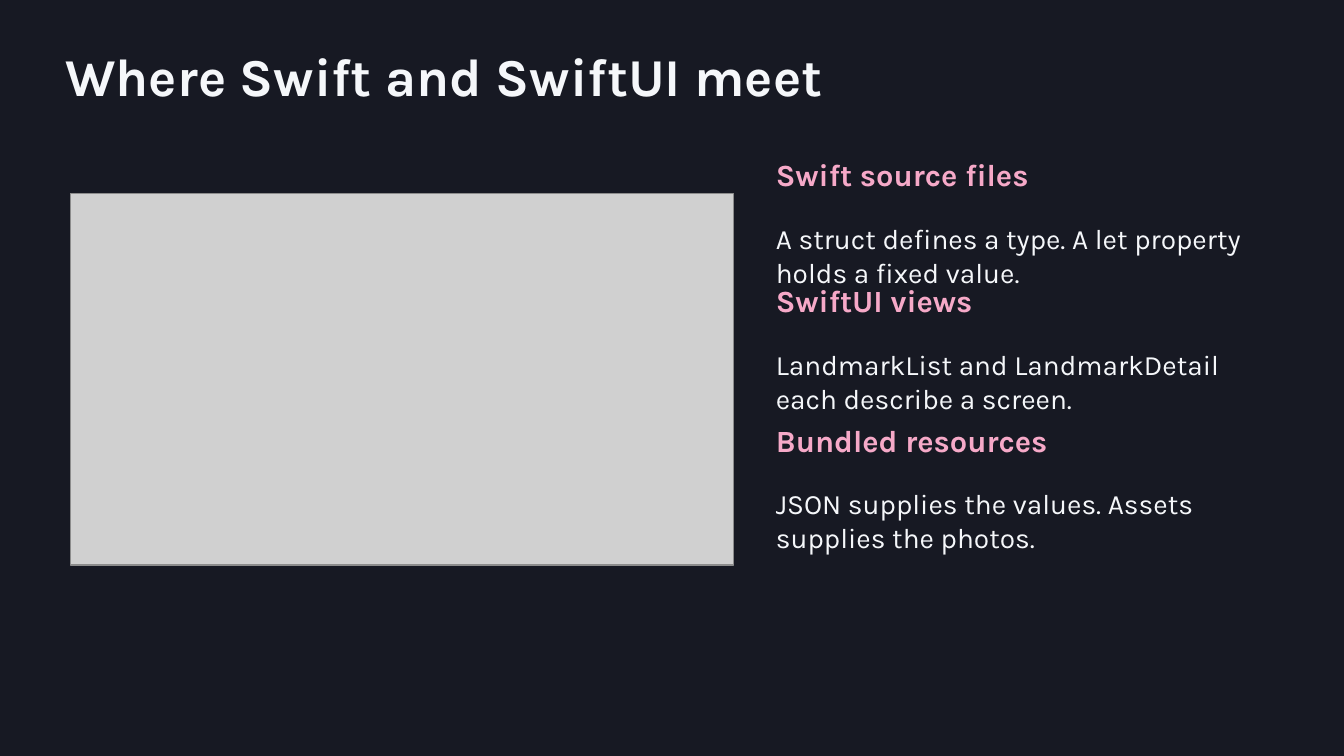
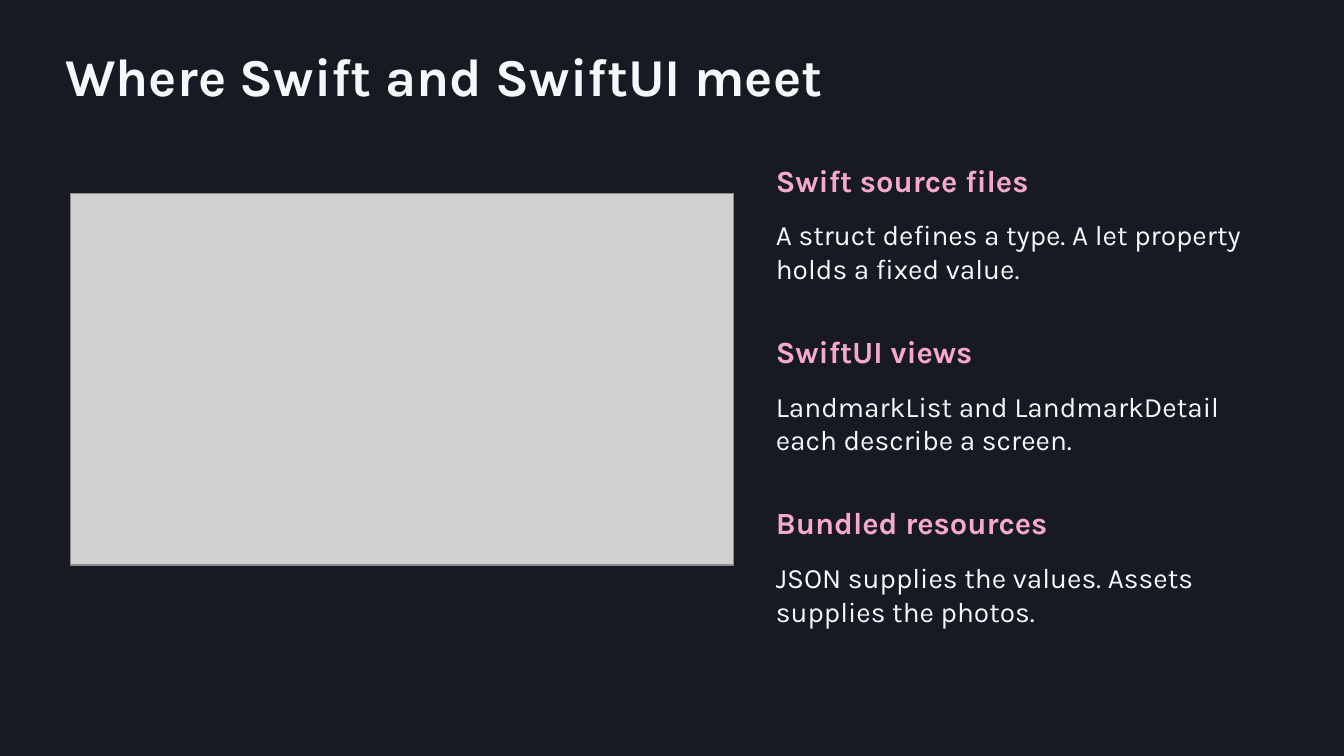
Before and after one commit to ms-Maryna/WearableAppDev, a slide deck: slide 13 of docs/slides/Wearable-App-Development.pptx (slide 8 before the commit). Drawn at 1344x756 pixels with LibreOffice and Linux fonts; fonts in the diff are those of the drawing; grey boxes stand for pictures. Boxes give left, top, right and bottom in pixels: in the first picture for what was removed or moved away, otherwise in the second. Text is boxed around its words. In the diff, an @@ line names an element or a change of style, - is before the commit and + after.

```diff
--- a/docs/slides/Wearable-App-Development.pptx
+++ b/docs/slides/Wearable-App-Development.pptx
@@ text "Swift source files": place and size @@
-text "Swift source files" at [776,164,1028,187]
+text "Swift source files" at [776,170,1028,193]
@@ text "A struct defines a type. ..." rewrapped from [776,229,1240,291] to [776,225,1240,280] @@
@@ text "SwiftUI views": place and size @@
-text "SwiftUI views" at [776,290,973,313]
+text "SwiftUI views" at [776,341,973,364]
@@ text "LandmarkList and LandmarkDetail each describe ...": place and size @@
-text "LandmarkList and LandmarkDetail each describe ..." at [776,355,1219,410]
+text "LandmarkList and LandmarkDetail each describe ..." at [776,397,1219,451]
@@ text "Bundled resources": place and size @@
-text "Bundled resources" at [776,431,1047,453]
+text "Bundled resources" at [776,513,1047,535]
@@ text "JSON supplies the values. Assets ...": place and size @@
-text "JSON supplies the values. Assets ..." at [776,495,1193,555]
+text "JSON supplies the values. Assets ..." at [776,569,1193,629]
```
Also in this commit, not shown: 14 other slides changed, 7 slides added, 6 other files.
